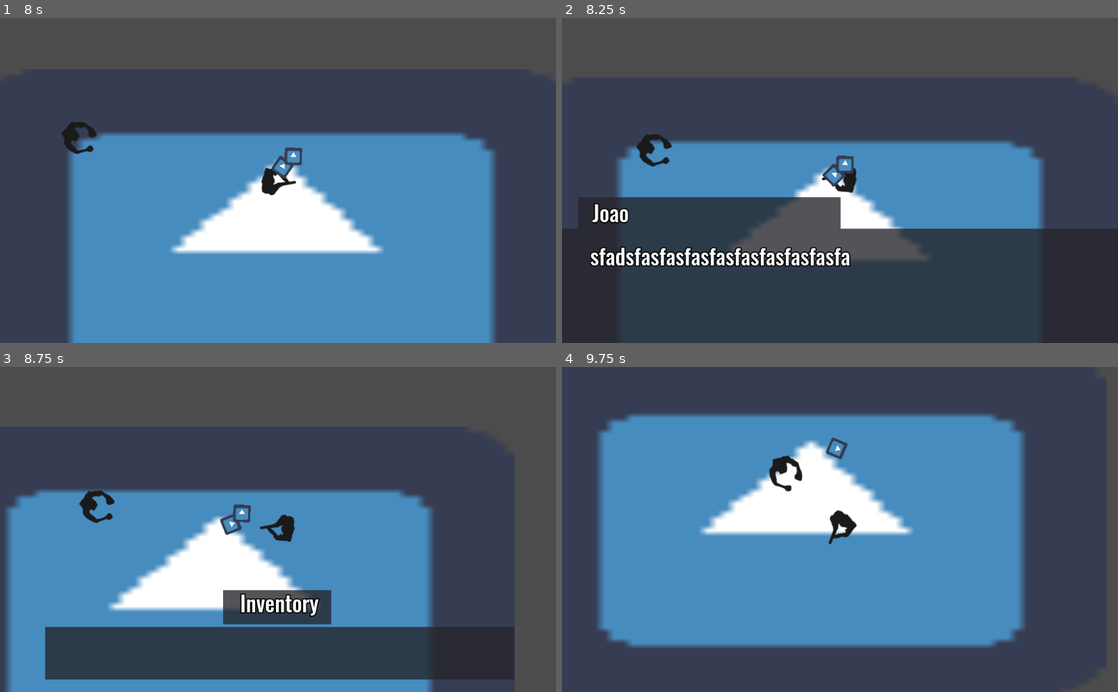
Above: before the commit, frames 1-4 (two rows, left to right).
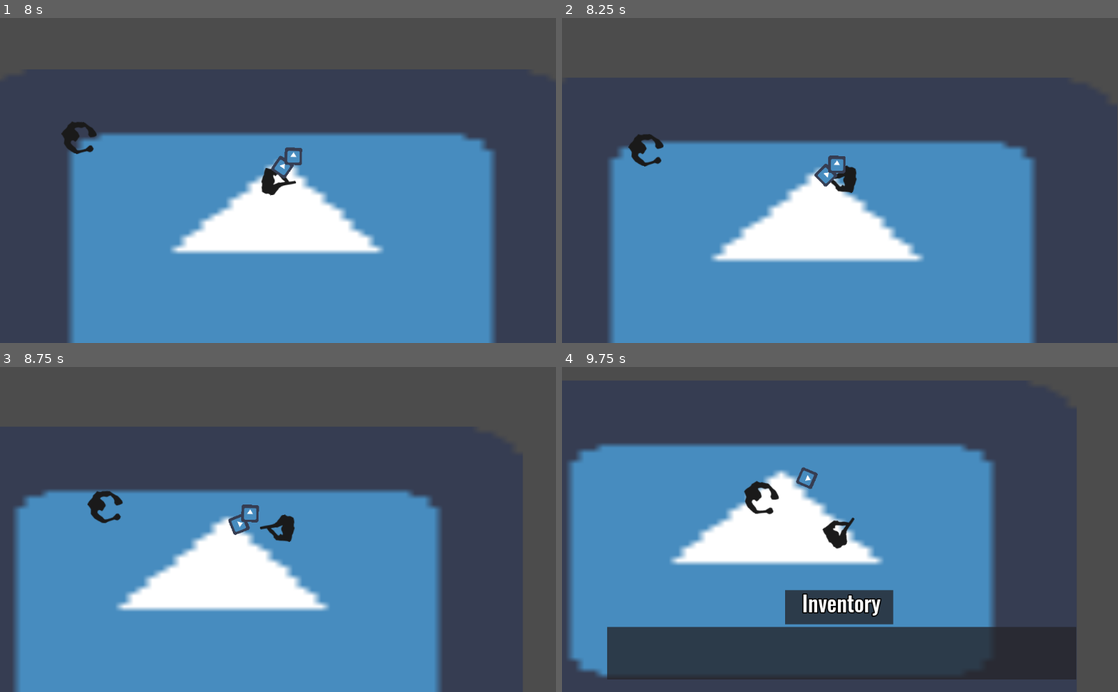
Above: after the commit, the same moments.

Repository: StrawberryGameJam/ZombieGame2020
Game: Godot game, scene res://Scenes/Title.tscn
The game is run twice, just before and just after one commit, with the same random seed, the same clock (stepped at 60 frames per second) and the same inputs. The engine's default icon, where the game draws it, is replaced by a stand-in: a white triangle on a blue panel in a dark square.
Inputs (mouse positions are in pixels of both pictures, inside the frame that each line leads up to):
- Up to frame 1 (8 s): click "New Game" at 0.5 s; tap Enter (ui_accept) at 1.25, 1.52, 1.82, 2.27, 2.3, 2.57, 2.85, 3.77, 4.07, 4.52, 4.55, 4.82, 5.27, 5.57, 6.6, 6.77, 7.07, 7.52, 7.82 s; move the mouse to (400, 164) at 1.27 s; hold Right (ui_right) 1.28-2.03 s; click (400, 164) at 1.35 s; tap E (ui_interact) at 1.55, 2.1, 3.8, 4.35, 5.85 s; move the mouse to (166, 196) at 2.02 s; hold Down (ui_down) 2.03-2.78 s; move the mouse to (333, 109) at 2.77 s; hold Right (ui_right) 2.78-3.53 s; click (333, 109) at 3.05 s; move the mouse to (250, 245) at 3.52 s; hold Up (ui_up) 3.53-4.28 s; click (250, 245) at 3.6 s; move the mouse to (444, 229) at 4.27 s; hold Left (ui_left) 4.28-5.78 s; move the mouse to (111, 131) at 5.02 s; click (111, 131) at 5.1 s; move the mouse to (305, 180) at 5.77 s; hold Down (ui_down) 5.78-6.53 s; click (305, 180) at 5.92 s; move the mouse to (194, 99) at 6.52 s; hold Right (ui_right) 6.53-7.28 s; move the mouse to (400, 164) at 7.27 s; hold Up (ui_up) from 7.28 s (still down); click (400, 164) at 7.35 s
- Up to frame 2 (8.25 s): move the mouse to (728, 196) at 8.02 s; release Up (ui_up) at 8.03 s; hold Right (ui_right) from 8.03 s (still down); tap E (ui_interact) at 8.1 s; click (728, 196) at 8.17 s
- Up to frame 3 (8.75 s): keep holding Right (ui_right); tap Enter (ui_accept) at 8.27, 8.57 s
- Up to frame 4 (9.75 s): move the mouse to (895, 458) at 8.77 s; release Right (ui_right) at 8.78 s; hold Down (ui_down) 8.78-9.53 s; click (895, 458) at 8.85 s; tap Enter (ui_accept) at 9.05 s; move the mouse to (812, 594) at 9.52 s; hold Left (ui_left) from 9.53 s (still down); tap E (ui_interact) at 9.6 s

Frame 1 is identical in both runs. In frame 2, 42% of the frame differs, in the area x 0-100%, y 35-100%; in frame 3, 20%; in frame 4, 33%.

Commit message:
vou fazer balas

Diff:
--- a/Scenes/Player/Player.gd
+++ b/Scenes/Player/Player.gd
@@ -53,7 +53,9 @@
 func _physics_process(delta):
 	match mode:
 		MODE.talk:
-			if Input.is_action_just_pressed("ui_accept"):
+			if (Input.is_action_just_pressed("ui_accept") or
+				Input.is_action_just_pressed("ui_interact") or
+				Input.is_action_just_pressed("shoot")):
 				change_mode(MODE.move)
 		MODE.mouse:
 			if Input.is_action_just_pressed("ui_accept"):
